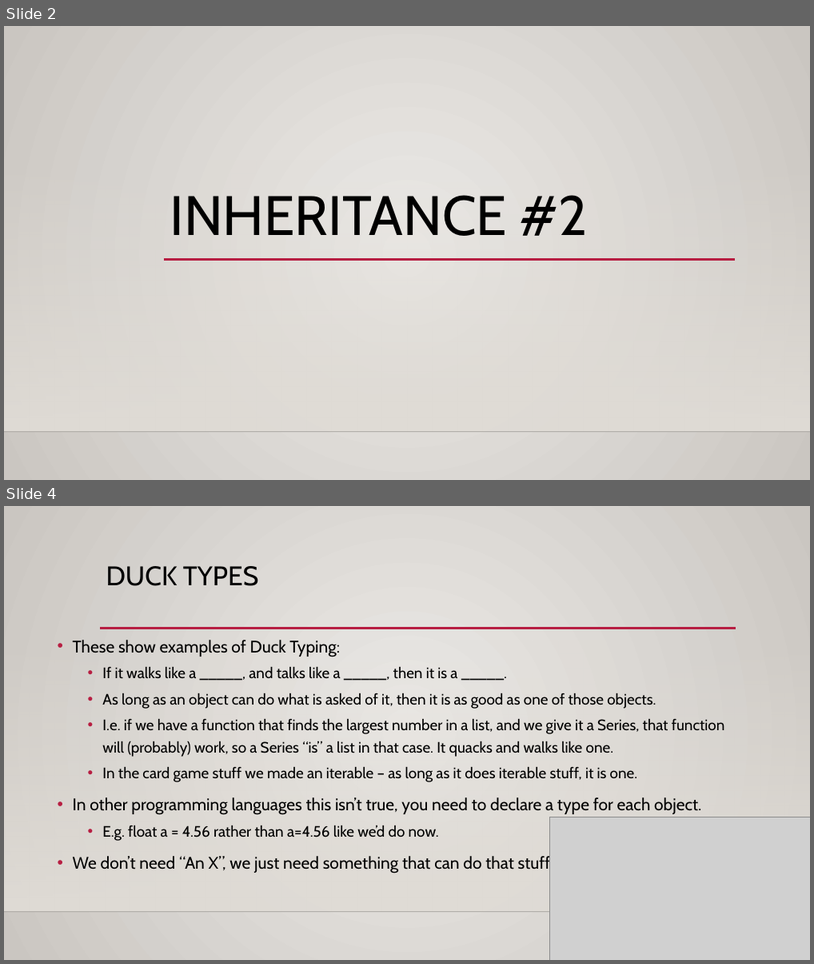
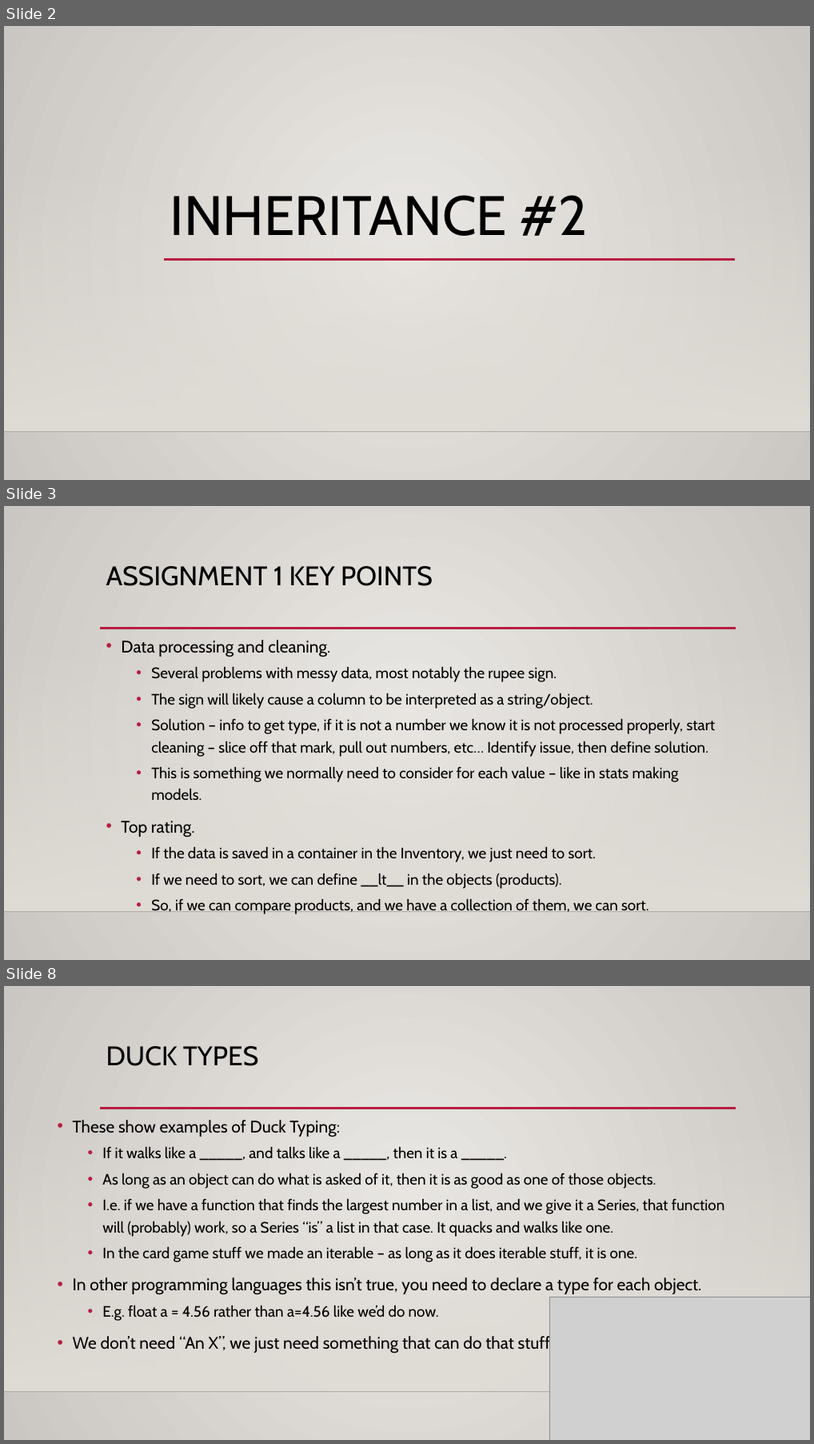
Before and after one commit to michaeljharris/Programming_Basics_for_ML, a slide deck: course_material/slides/022_mult_inh_abc.pptx. Shown one above the other, each under a label of ours: slides 2 and 4 before the commit, slides 2, 3 and 8 after it; the slides between them are not shown. The pictures are 814x964 and 814x1444 pixels, drawn with LibreOffice and Linux fonts; fonts in the diff are those of the drawing; grey boxes stand for pictures; background and template pictures are left out. Boxes give left, top, right and bottom in pixels: in the first picture for what was removed or moved away, otherwise in the second. Text is boxed around its words. In the diff, an @@ line names an element or a change of style, - is before the commit and + after.

```diff
--- a/course_material/slides/022_mult_inh_abc.pptx
+++ b/course_material/slides/022_mult_inh_abc.pptx
@@ slide 3 added at [4, 506, 810, 960], background gradient #ECEAE7 to #CAC7C1; not listed: 3 template elements that a slide beside it also shows @@
@@ title added at [106, 566, 433, 586], 32 pt, text #000000 @@
+ASSIGNMENT 1 KEY POINTS
@@ text added at [121, 640, 716, 914], 18 pt, text #000000 @@
+• Data processing and cleaning.
+  • Several problems with messy data, most notably the rupee sign.
+  • The sign will likely cause a column to be interpreted as a string/object.
+  • Solution – info to get type, if it is not a number we know it is not processed properly, start cleaning – slice off that mark, pull out numbers, etc… Identify issue, then define solution.
+  • This is something we normally need to consider for each value – like in stats making models.
+• Top rating.
+  • If the data is saved in a container in the Inventory, we just need to sort.
+  • If we need to sort, we can define __lt__ in the objects (products).
+  • So, if we can compare products, and we have a collection of them, we can sort.
@@ what was slide 4 is now slide 8 @@
```
Also in this commit, not shown: 2 slides changed, 3 other slides added, 3 other files.
